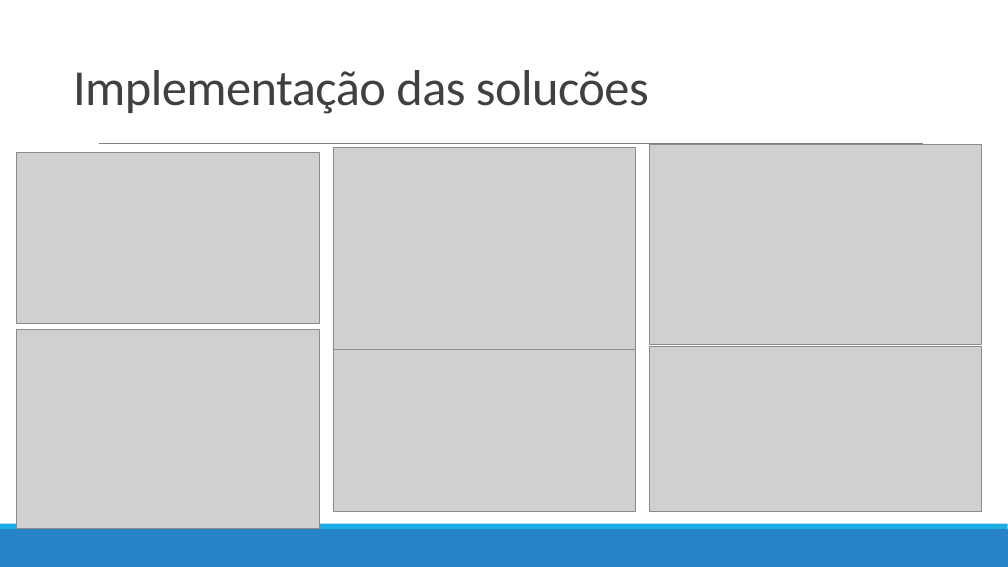
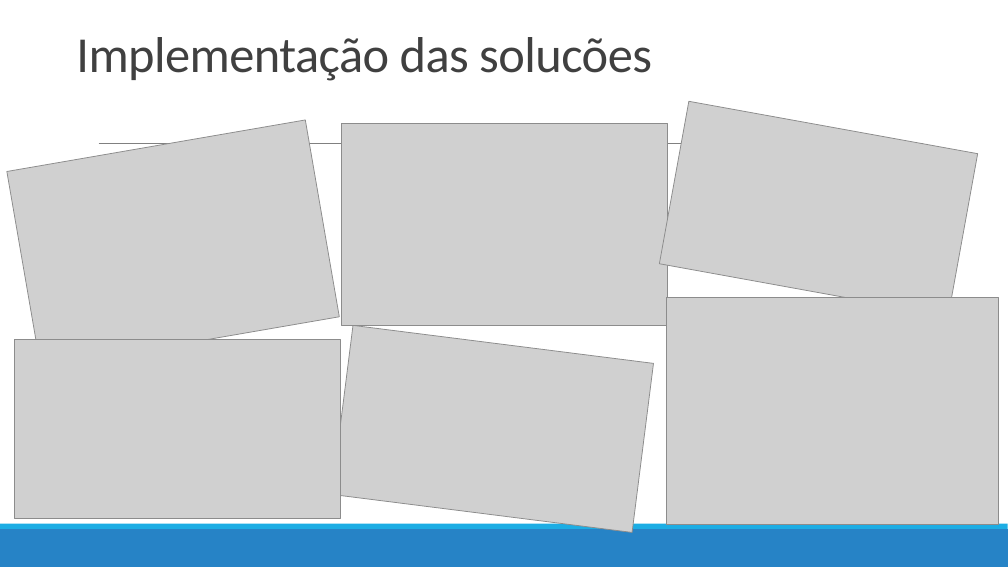
Before and after one commit to ruhansanabria/Puc_Lean2016, a slide deck: slide 10 of Apresentações/TRE DMAIC - Improve -FollowUP.pptx (slide 9 before the commit). Drawn at 1008x567 pixels with LibreOffice and Linux fonts; fonts in the diff are those of the drawing; grey boxes stand for pictures. Boxes give left, top, right and bottom in pixels: in the first picture for what was removed or moved away, otherwise in the second. Text is boxed around its words. In the diff, an @@ line names an element or a change of style, - is before the commit and + after.

```diff
--- a/Apresentações/TRE DMAIC - Improve -FollowUP.pptx
+++ b/Apresentações/TRE DMAIC - Improve -FollowUP.pptx
@@ title "Implementação das solucões": place and size @@
-title "Implementação das solucões" at (73, 70, 649, 114)
+title "Implementação das solucões" at (76, 37, 652, 81)
@@ picture at (660, 101, 978, 316): rotation 0 to 10 degrees @@
@@ picture at (7, 120, 340, 368): rotation 0 to 350 degrees @@
@@ picture: place and size @@
-picture at (333, 147, 636, 349)
+picture at (341, 123, 668, 325)
@@ picture removed at (333, 284, 636, 512) @@
@@ picture: place and size @@
-picture at (650, 346, 982, 512)
+picture at (667, 297, 999, 524)
@@ picture at (332, 326, 654, 533): rotation 0 to 7 degrees @@
@@ picture added at (14, 340, 341, 519) @@
```
Also in this commit, not shown: 5 other slides changed, 16 slides added, 1 slide removed.
